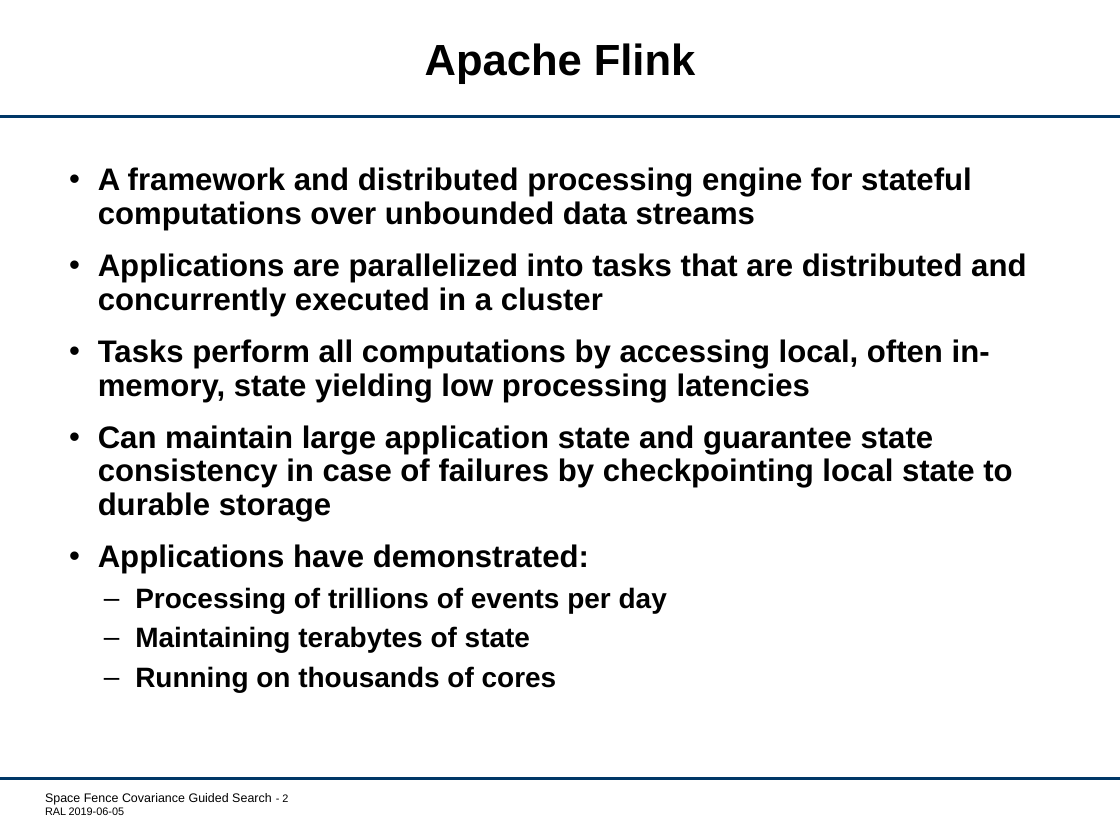
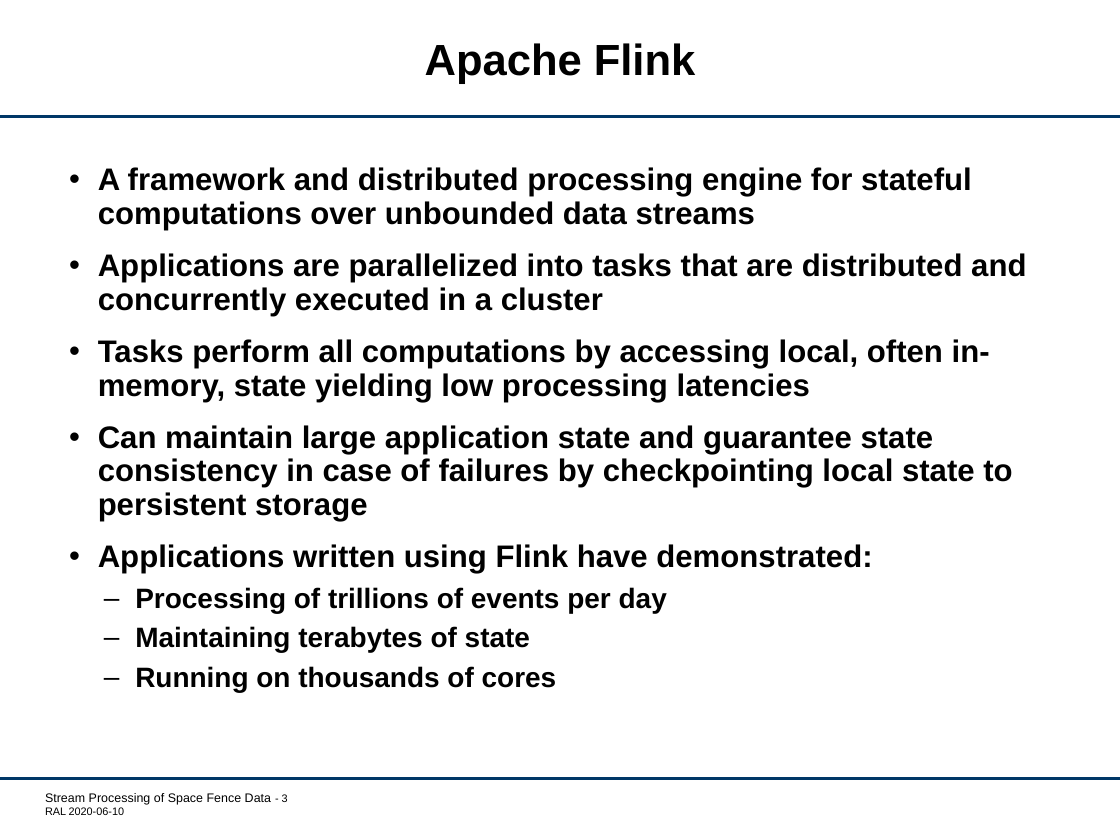
Before and after one commit to ralatsdc/orekit-demos, a slide deck: slide 3 of doc/Stream-Processing.pptx (slide 2 before the commit). Drawn at 1120x840 pixels with LibreOffice and Linux fonts; fonts in the diff are those of the drawing; background and template pictures are left out. Boxes give left, top, right and bottom in pixels: in the first picture for what was removed or moved away, otherwise in the second. Text is boxed around its words. In the diff, an @@ line names an element or a change of style, - is before the commit and + after.

```diff
--- a/doc/Stream-Processing.pptx
+++ b/doc/Stream-Processing.pptx
@@ text at (98,425,1012,574): text changed @@
-• Can maintain large application state and guarantee state consistency in case of failures by checkpointing local state to durable storage
-• Applications have demonstrated:
+• Can maintain large application state and guarantee state consistency in case of failures by checkpointing local state to persistent storage
+• Applications written using Flink have demonstrated:
@@ text at (45,793,288,815): text changed @@
-Space Fence Covariance Guided Search - 2
-RAL 2019-06-05
+Stream Processing of Space Fence Data - 3
+RAL 2020-06-10
```
Also in this commit, not shown: 5 other slides changed, 3 slides added, 1 slide removed.
